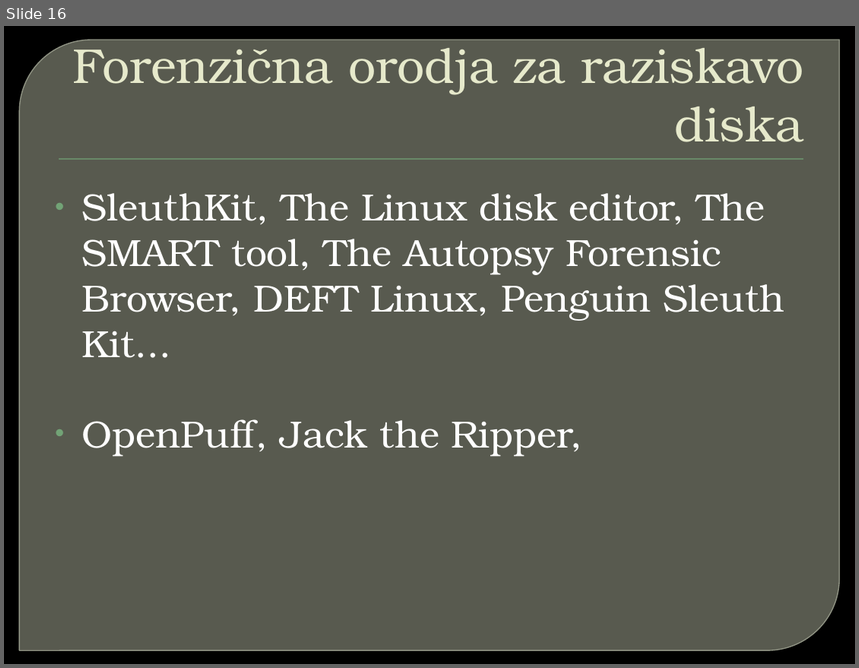
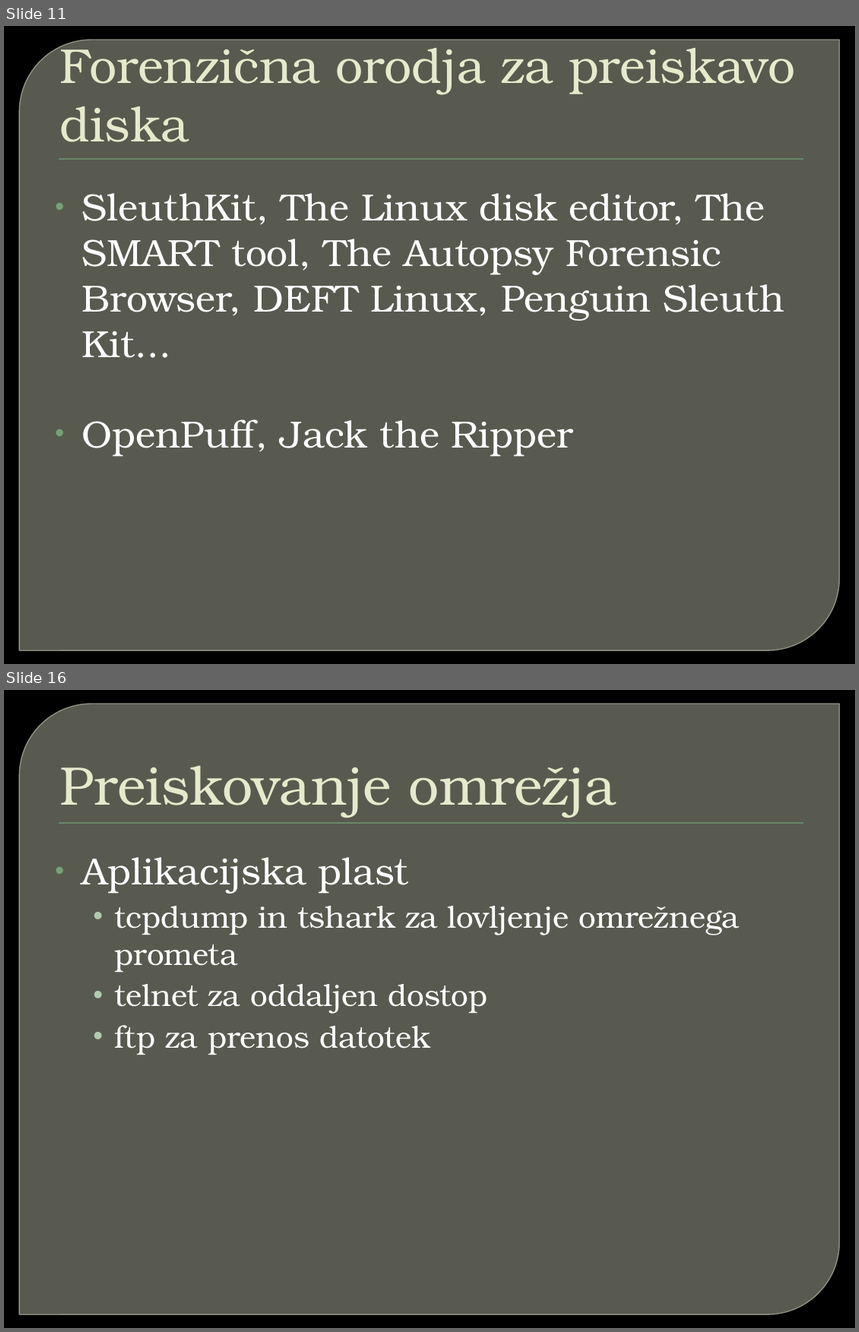
Before and after one commit to primus11/Digital-forensics, a slide deck: Forenzicna_analiza_OS_Linux.pptx. Shown one above the other, each under a label of ours: slide 16 before the commit, slides 11 and 16 after it; the slides between them are not shown. The pictures are 859x668 and 859x1332 pixels, drawn with LibreOffice and Linux fonts; fonts in the diff are those of the drawing; background and template pictures are left out. Boxes give left, top, right and bottom in pixels: in the first picture for what was removed or moved away, otherwise in the second. Text is boxed around its words. In the diff, an @@ line names an element or a change of style, - is before the commit and + after.

```diff
--- a/Forenzicna_analiza_OS_Linux.pptx
+++ b/Forenzicna_analiza_OS_Linux.pptx
@@ slide 16 added at (x1=4, y1=690, x2=855, y2=1328), background picture (left out); not listed: 2 template elements that a slide beside it also shows @@
@@ title added at (x1=60, y1=765, x2=617, y2=818), 46 pt, text #E7EACB @@
+Preiskovanje omrežja
@@ text added at (x1=82, y1=857, x2=740, y2=1055), 26 pt, text #FFFFFF @@
+• Aplikacijska plast
+  • tcpdump in tshark za lovljenje omrežnega prometa
+  • telnet za oddaljen dostop
+  • ftp za prenos datotek
@@ what was slide 16 is now slide 11 @@
@@ slide 11 changed as well @@
@@ title at (x1=60, y1=37, x2=795, y2=142): text changed @@
-Forenzična orodja za raziskavo diska
+Forenzična orodja za preiskavo diska
@@ text at (x1=82, y1=420, x2=573, y2=457): text changed @@
-• OpenPuff, Jack the Ripper,
+• OpenPuff, Jack the Ripper
```
Also in this commit, not shown: 15 other slides changed, 5 other slides added, 1 other file.
